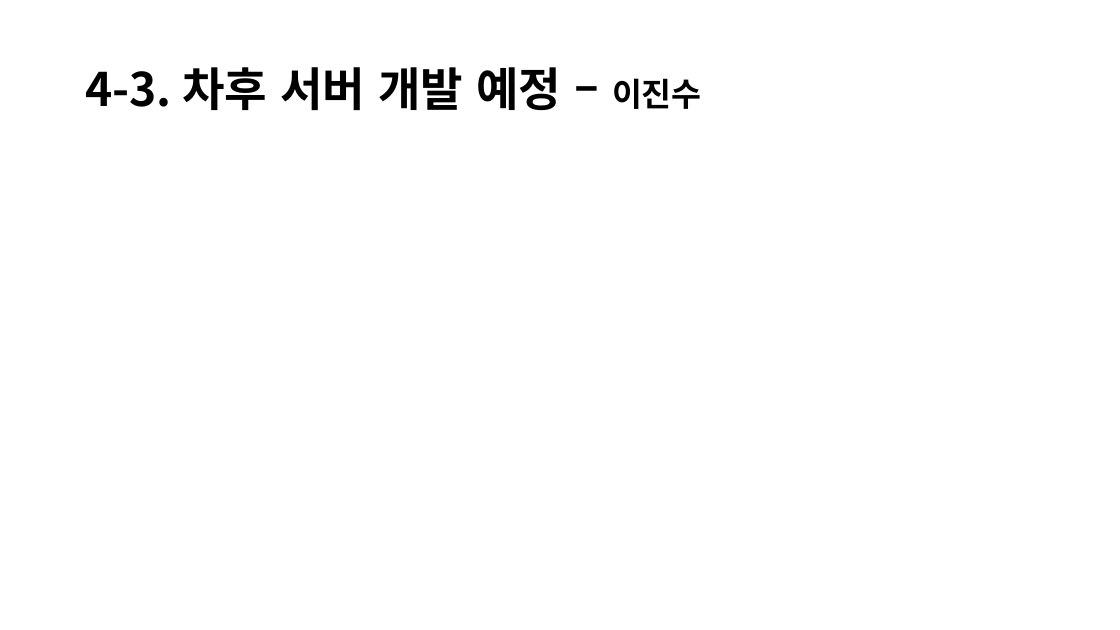
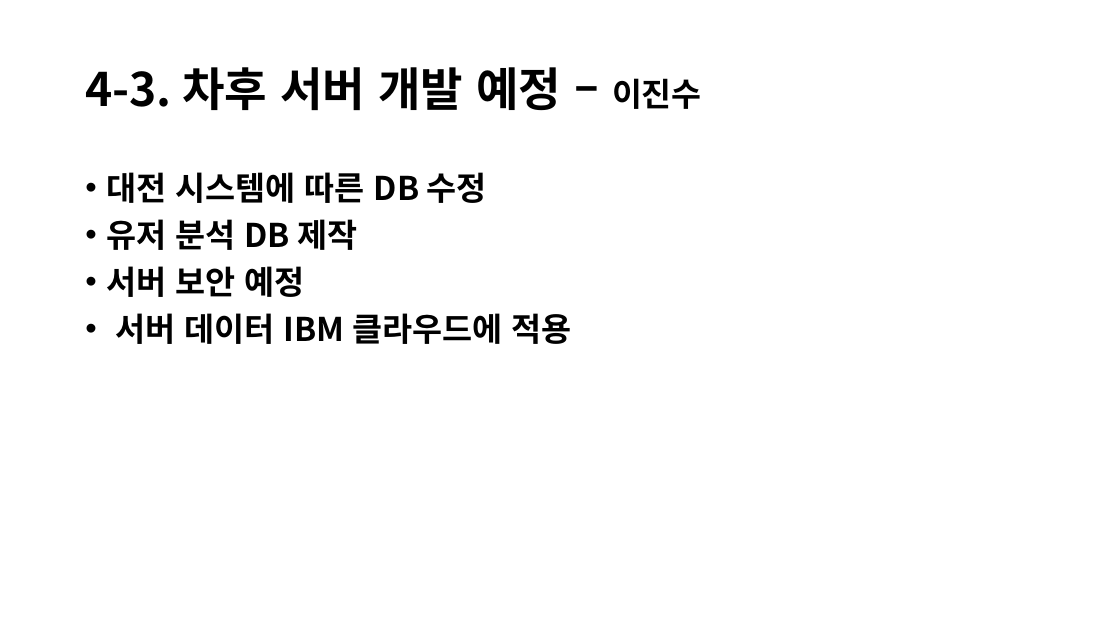
Before and after one commit to JinsooLee-Testing/aww, a slide deck: slide 15 of 기획문서/중간발표/Aww_중간발표.pptx. Drawn at 1120x630 pixels with LibreOffice and Linux fonts; fonts in the diff are those of the drawing; background and template pictures are left out. Boxes give left, top, right and bottom in pixels: in the first picture for what was removed or moved away, otherwise in the second. Text is boxed around its words. In the diff, an @@ line names an element or a change of style, - is before the commit and + after.

Commit message:
<중간발표 PPT 서버 part 추가 >

```diff
--- a/기획문서/중간발표/Aww_중간발표.pptx
+++ b/기획문서/중간발표/Aww_중간발표.pptx
@@ text added at box(106, 172, 571, 344), 28 pt, text #000000, bold @@
+• 대전 시스템에 따른 DB 수정
+• 유저 분석 DB 제작
+• 서버 보안 예정
+• 서버 데이터 IBM 클라우드에 적용
```
Also in this commit, not shown: 2 other slides changed.
